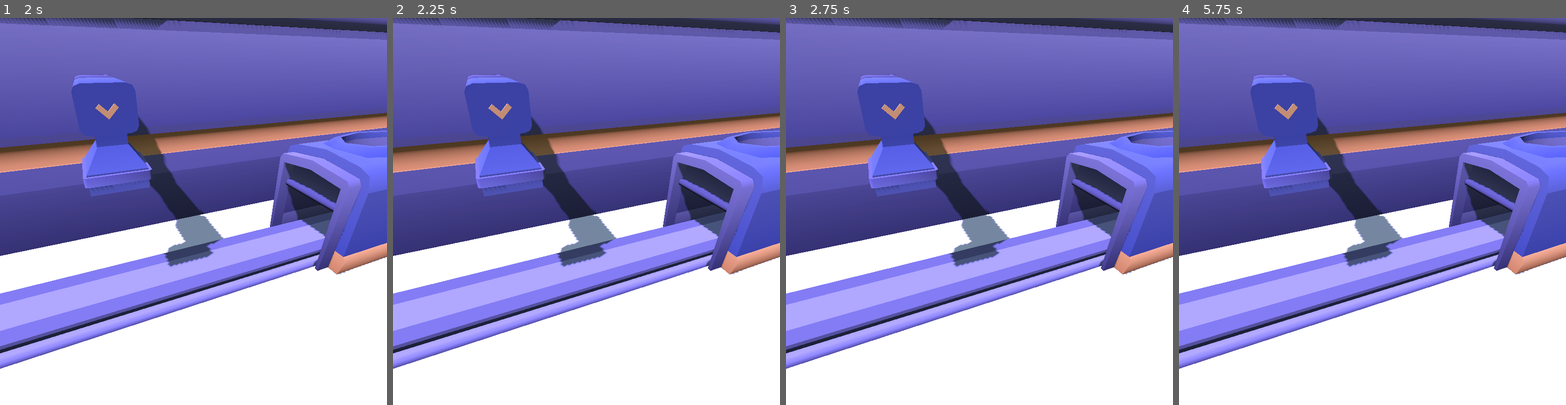
Above: before the commit, frames 1-4 (left to right).
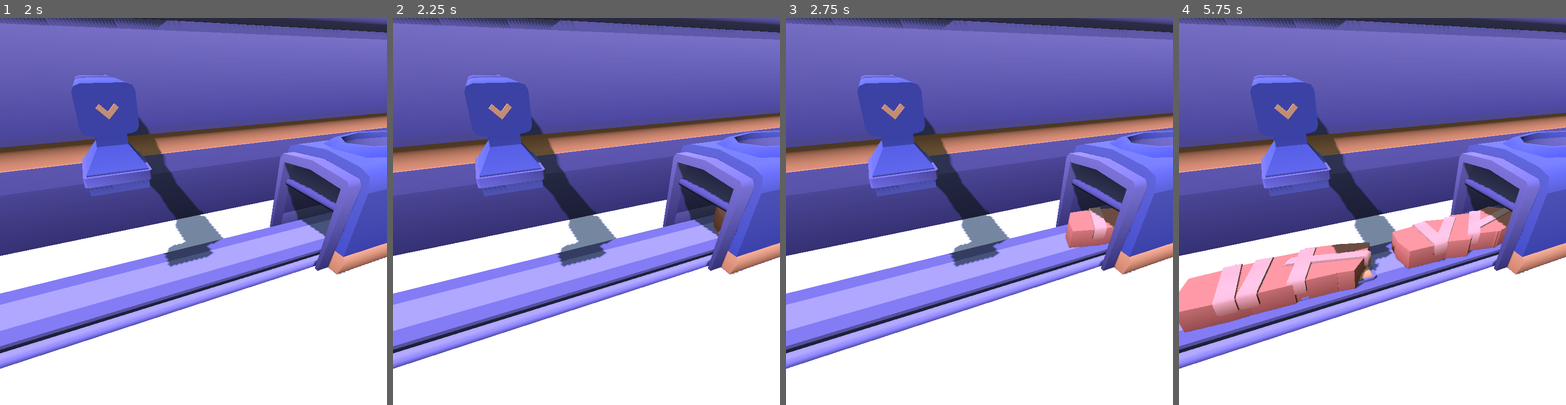
Above: after the commit, the same moments.

Repository: ofknee/tap-tap-tap
Game: Godot game, scene res://scenes/factory/factory.tscn
Two runs of this game, one before a commit and one after it. Both use one fixed random seed, a clock stepped at 60 frames per second and the inputs below. This scene is started directly instead of the project's main scene.
Inputs:
- Up to frame 1 (2 s): tap Enter (ui_accept) at 0.5, 1.35, 1.52, 1.82 s; hold Enter (ui_accept) 0.53-1.28 s; hold Right (ui_right) from 0.53 s (still down)
- Up to frame 2 (2.25 s): tap Enter (ui_accept) at 2 s; release Right (ui_right) at 2.03 s; hold A (LEFT) from 2.03 s (still down); hold Enter (ui_accept) from 2.03 s (still down)
- Up to frame 3 (2.75 s): keep holding A (LEFT); keep holding Enter (ui_accept)
- Up to frame 4 (5.75 s): release A (LEFT) at 2.78 s; release Enter (ui_accept) at 2.78 s; hold Right (ui_right) 2.78-4.28 s; tap Enter (ui_accept) at 2.85, 3.02, 3.32, 4.35, 4.52, 4.82 s; hold Enter (ui_accept) 3.53-4.28 s; hold A (LEFT) 4.28-5.03 s; hold Right (ui_right) from 5.03 s (still down); hold Enter (ui_accept) from 5.03 s (still down)

Frame 1 is identical in both runs. In frame 2, 0.1% of the frame differs, in the area x 82-87%, y 48-56%; in frame 3, 1.1%; in frame 4, 9.6%, in the area x 0-87%, y 48-82%.

Commit message:
generation up and runnning!!!! + random rotation

Diff:
--- a/scenes/factory/factory.tscn
+++ b/scenes/factory/factory.tscn
@@ -50,7 +50,7 @@
 yellow_button = ExtResource("8_vv6eg")
 
 [node name="Spawnpoint" type="Marker3D" parent="Structure/Spawner" unique_id=1631144658]
-transform = Transform3D(0.99999905, 0, 0, 0, 1, 0, 0, 0, 0.9999998, -1.0728557, 0.30929935, 0.006109506)
+transform = Transform3D(0.9999984, 0, 0, 0, 1, 0, 0, 0, 0.9999998, 1.449, 0.14, 0.006)
 
 [node name="Floor" type="MeshInstance3D" parent="Structure" unique_id=1381546789]
 mesh = SubResource("PlaneMesh_8o121")
--- a/scenes/factory/spawnable.gd
+++ b/scenes/factory/spawnable.gd
@@ -1,10 +1,10 @@
 extends Node3D
 
-var speed = Global.speed
+var speed = Global.speed/70
 
 # Called when the node enters the scene tree for the first time.
 func _ready() -> void:
-	pass
+	show()
 
 
 # Called every frame. 'delta' is the elapsed time since the previous frame.
--- a/scenes/factory/spawnables/large_box.tscn
+++ b/scenes/factory/spawnables/large_box.tscn
@@ -44,7 +44,7 @@
 shadow_mesh = SubResource("ArrayMesh_kffyn")
 
 [node name="LargeBox" type="Node3D" unique_id=2039763689]
-transform = Transform3D(1.5, 0, 0, 0, 1.5, 0, 0, 0, 1.5, 0, 0, 0)
+transform = Transform3D(0.5, 0, 0, 0, 0.5, 0, 0, 0, 0.5, 0, 0, 0)
 visible = false
 script = ExtResource("1_ucty7")
 
--- a/scenes/factory/spawnables/small_box.tscn
+++ b/scenes/factory/spawnables/small_box.tscn
@@ -44,7 +44,6 @@
 shadow_mesh = SubResource("ArrayMesh_yt4a2")
 
 [node name="SmallBox" type="Node3D" unique_id=1158103182]
-transform = Transform3D(1.8, 0, 0, 0, 1.8, 0, 0, 0, 1.8, 0, 0, 0)
 visible = false
 script = ExtResource("1_5nfco")
 
--- a/scenes/factory/spawnables/yellow_button.tscn
+++ b/scenes/factory/spawnables/yellow_button.tscn
@@ -139,7 +139,7 @@
 }
 
 [node name="YellowButton" type="Node3D" unique_id=799952080]
-transform = Transform3D(1.2, 0, 0, 0, 1.2, 0, 0, 0, 1.2, 0, 0, 0)
+transform = Transform3D(0.5, 0, 0, 0, 0.5, 0, 0, 0, 0.5, 0, 0, 0)
 visible = false
 script = ExtResource("1_h7vt5")
 
--- a/scenes/factory/spawner.gd
+++ b/scenes/factory/spawner.gd
@@ -16,17 +16,20 @@
 	var inst : Node3D
 	match type:
 		0:
-			print("i got called :(")
-			inst = large_box.instantiate()
+			if randi_range(0,1) == 0:
+				inst = large_box.instantiate()
+			else:
+				inst = large_box.instantiate()
+			inst.rotation.y = deg_to_rad(randf_range(0.0, 360.0))
 		1:
 			inst = yellow_button.instantiate()
+
 	add_child(inst)
 	inst.global_position = spawnpoint.global_position
 
 
 func _input(event : InputEvent) -> void:
 	if Input.is_action_just_pressed("ui_accept"):
-		print("space pressed")
 		spawn_new(0)
 	if Input.is_action_just_pressed("LEFT"):
 		spawn_new(1)
